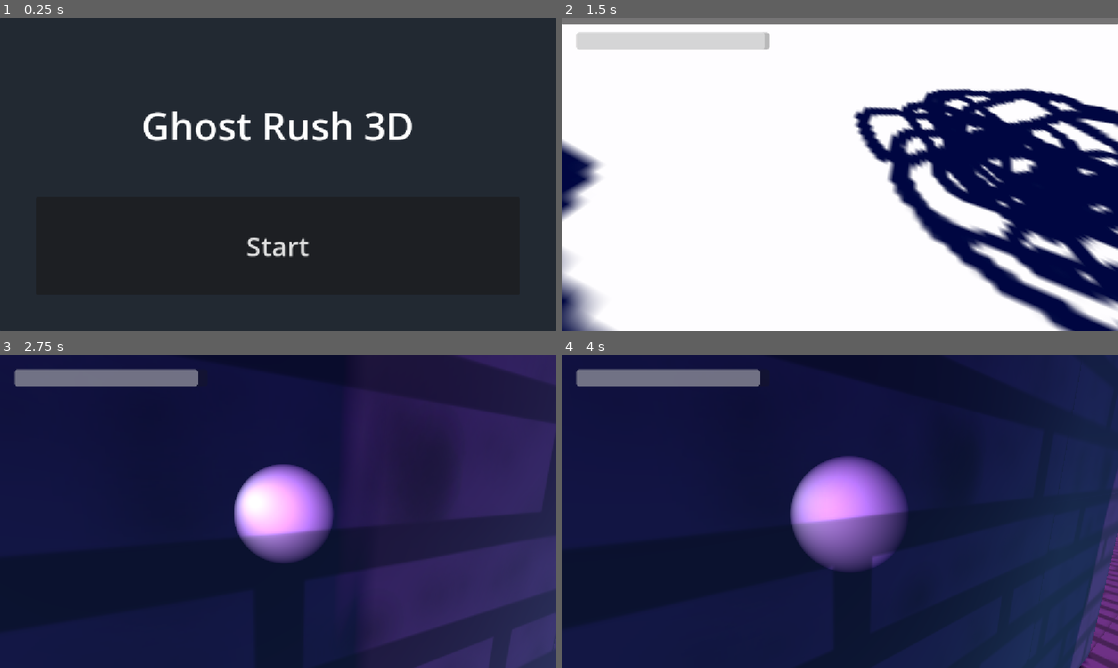
Above: before the commit, frames 1-4 (two rows, left to right).
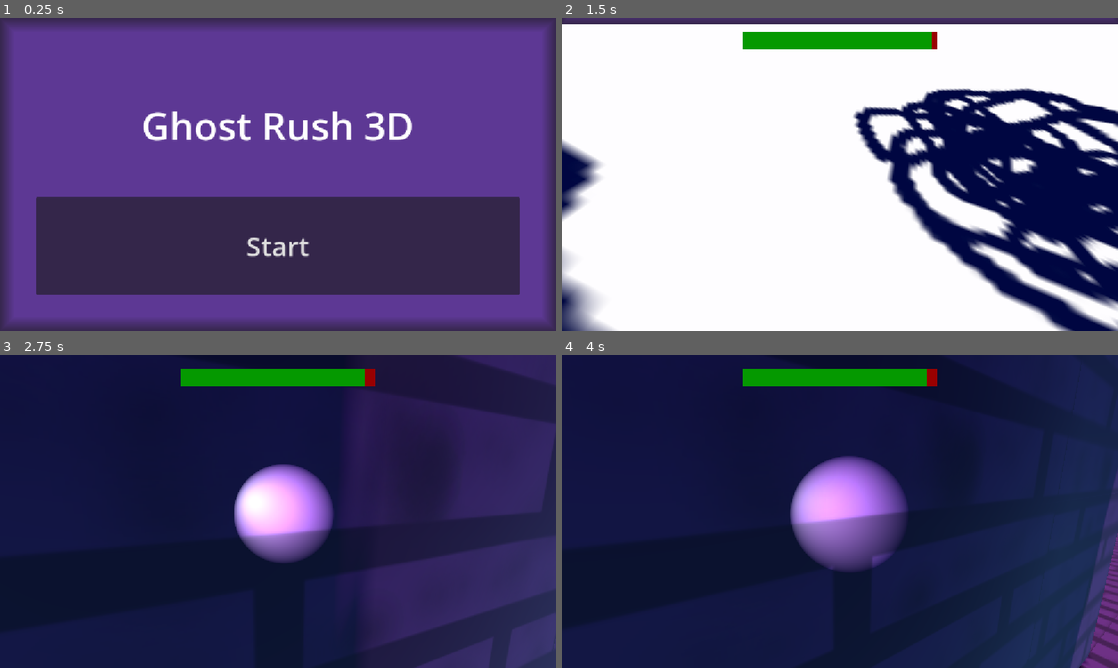
Above: after the commit, the same moments.

Repository: appellatebaton0/siege-5
Game: Godot game, scene res://scenes/main.tscn
Two runs of this game, one before a commit and one after it. Both use one fixed random seed, a clock stepped at 60 frames per second and the inputs below.
Inputs (mouse positions are in pixels of both pictures, inside the frame that each line leads up to):
- Up to frame 1 (0.25 s): no input
- Up to frame 2 (1.5 s): click "Start" at 0.5 s; tap Enter at 1.25 s; move the mouse to (962, 158) at 1.27 s; hold D (right) from 1.28 s (still down)
- Up to frame 3 (2.75 s): move the mouse to (250, 511) at 2.02 s; release D (right) at 2.03 s; hold W (forwards) from 2.03 s (still down)
- Up to frame 4 (4 s): keep holding W (forwards); move the mouse to (851, 505) at 2.77 s; move the mouse to (834, 517) at 3.52 s

The runs differ from the first frame. In frame 1, 98% of the frame differs, in the area x 0-100%, y 0-100%; in frame 2, 5.8%; in frame 3, 3.7%; in frame 4, 3.7%.

Commit message:
v.0.22 - UI Styling
Added some basic styling to the UI and Player healthbar.

Diff:
--- a/scenes/main.tscn
+++ b/scenes/main.tscn
@@ -16,6 +16,18 @@
 [ext_resource type="Script" uid="uid://b7ecah37jx738" path="res://scripts/bits/player_finished.gd" id="13_jkv2x"]
 [ext_resource type="Script" uid="uid://m0fehjfpnp51" path="res://scripts/bits/delete.gd" id="14_jbj1t"]
 
+[sub_resource type="StyleBoxFlat" id="StyleBoxFlat_jkv2x"]
+bg_color = Color(0.36424, 0.22039999, 0.58, 1)
+border_width_left = 30
+border_width_top = 30
+border_width_right = 30
+border_width_bottom = 30
+border_color = Color(0.20784314, 0.14901961, 0.29411766, 1)
+border_blend = true
+
+[sub_resource type="Theme" id="Theme_jbj1t"]
+Panel/styles/panel = SubResource("StyleBoxFlat_jkv2x")
+
 [sub_resource type="Animation" id="Animation_trceg"]
 length = 0.001
 tracks/0/type = "value"
@@ -452,6 +464,7 @@
 anchor_bottom = 1.0
 grow_horizontal = 2
 grow_vertical = 2
+theme = SubResource("Theme_jbj1t")
 
 [node name="Pause" type="Node" parent="CanvasLayer/UI"]
 script = ExtResource("5_tipki")
--- a/scenes/player.tscn
+++ b/scenes/player.tscn
@@ -29,6 +29,12 @@
 
 [sub_resource type="ConvexPolygonShape3D" id="ConvexPolygonShape3D_jej6c"]
 points = PackedVector3Array(0, 0, 0, 5, 5, -18, 5, -5, -18, -5, 5, -18, -5, -5, -18)
+
+[sub_resource type="StyleBoxFlat" id="StyleBoxFlat_oprun"]
+bg_color = Color(0.6, 0, 0, 1)
+
+[sub_resource type="StyleBoxFlat" id="StyleBoxFlat_a8ls1"]
+bg_color = Color(0.01999998, 0.6, 0, 1)
 
 [node name="Player" type="Node3D" groups=["Player"]]
 script = ExtResource("1_y4r1p")
@@ -160,8 +166,11 @@
 [node name="ProgressBar" type="ProgressBar" parent="CanvasLayer/MarginContainer"]
 custom_minimum_size = Vector2(400, 35)
 layout_mode = 2
-size_flags_horizontal = 0
+size_flags_horizontal = 4
+theme_override_styles/background = SubResource("StyleBoxFlat_oprun")
+theme_override_styles/fill = SubResource("StyleBoxFlat_a8ls1")
 max_value = 40.0
+value = 20.0
 show_percentage = false
 
 [node name="PropertyModifier" type="Node" parent="CanvasLayer/MarginContainer/ProgressBar"]
Not shown: 1 places in scenes/main.tscn that only renumber resources
Not shown: 1 places in scenes/player.tscn that only renumber resources
